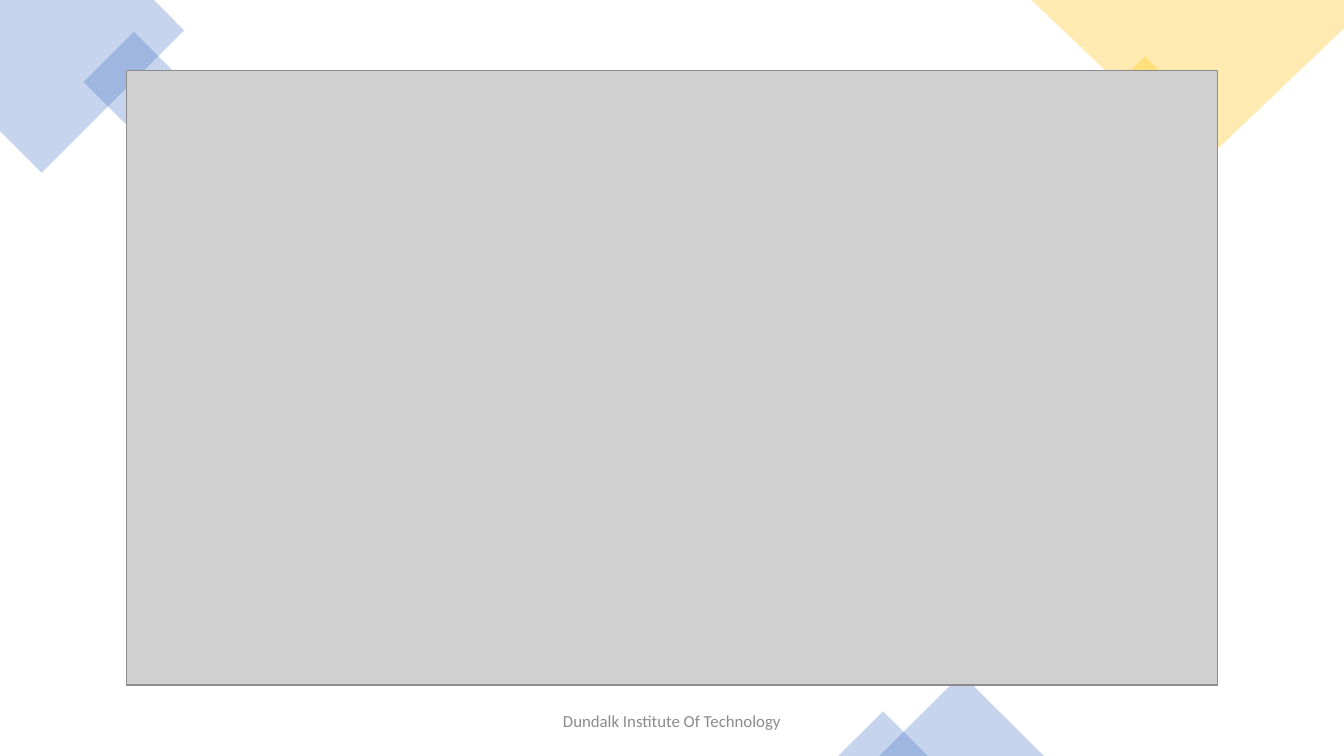
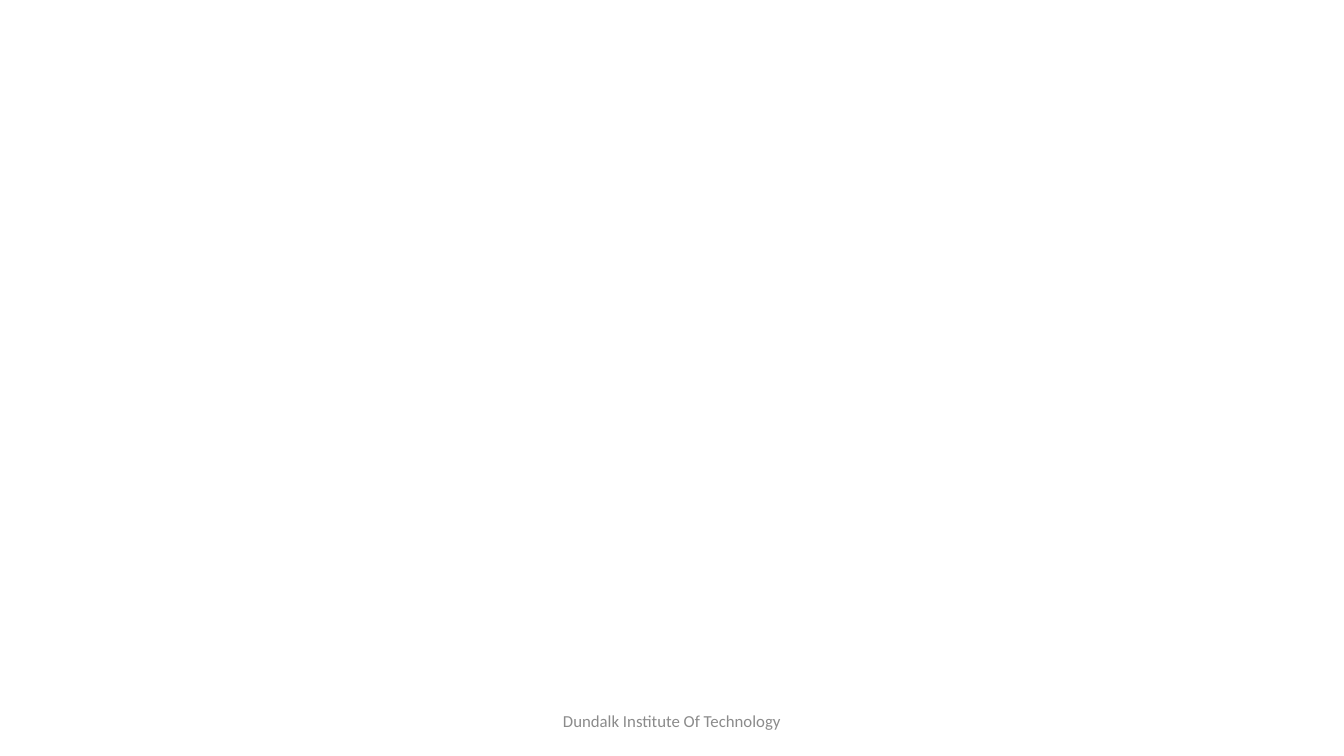
Before and after one commit to sujilkumarkm/desertion_dkit_msc_2022_sep, a slide deck: slide 7 of mani_sujil_dessertation_ppt.pptx (slide 9 before the commit). Drawn at 1344x756 pixels with LibreOffice and Linux fonts; fonts in the diff are those of the drawing; grey boxes stand for pictures; background and template pictures are left out. Boxes give left, top, right and bottom in pixels: in the first picture for what was removed or moved away, otherwise in the second. Text is boxed around its words. In the diff, an @@ line names an element or a change of style, - is before the commit and + after.

```diff
--- a/mani_sujil_dessertation_ppt.pptx
+++ b/mani_sujil_dessertation_ppt.pptx
@@ freeform shape removed at (x1=0, y1=0, x2=185, y2=173) @@
@@ freeform shape removed at (x1=1031, y1=0, x2=1344, y2=163) @@
@@ rectangle removed at (x1=84, y1=32, x2=185, y2=133) @@
@@ rectangle removed at (x1=1091, y1=57, x2=1198, y2=164) @@
@@ picture removed at (x1=126, y1=71, x2=1218, y2=685) @@
@@ triangle removed at (x1=879, y1=675, x2=1044, y2=756) @@
@@ triangle removed at (x1=839, y1=712, x2=929, y2=756) @@
```
Also in this commit, not shown: 6 other slides changed.
